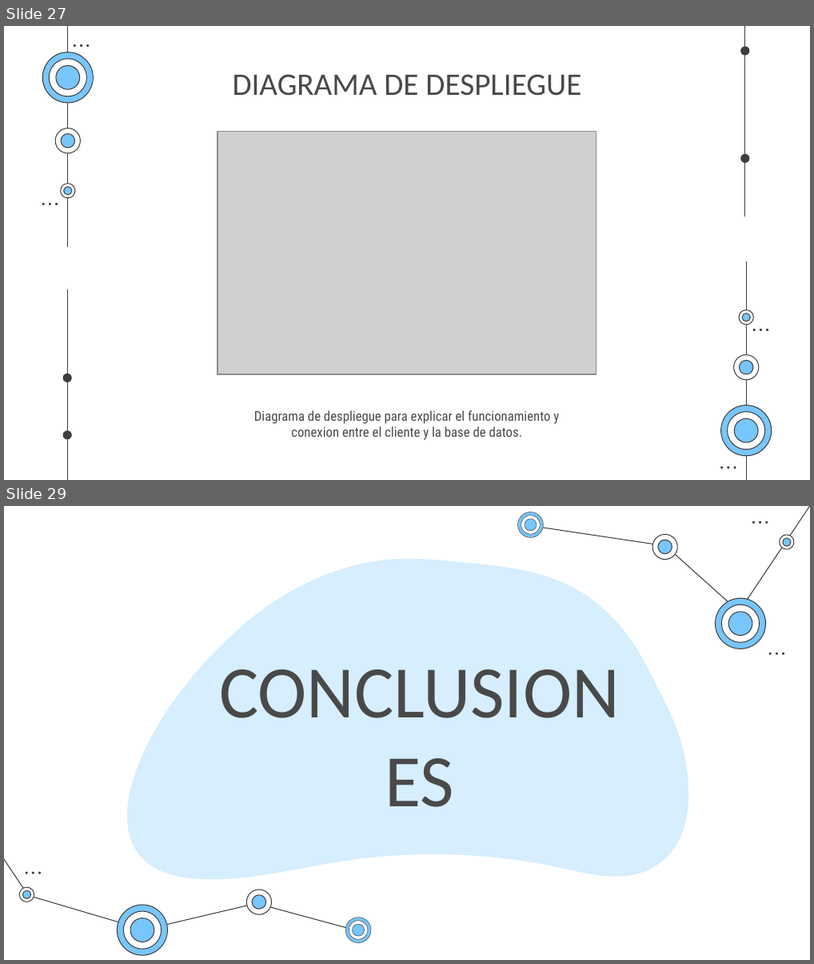
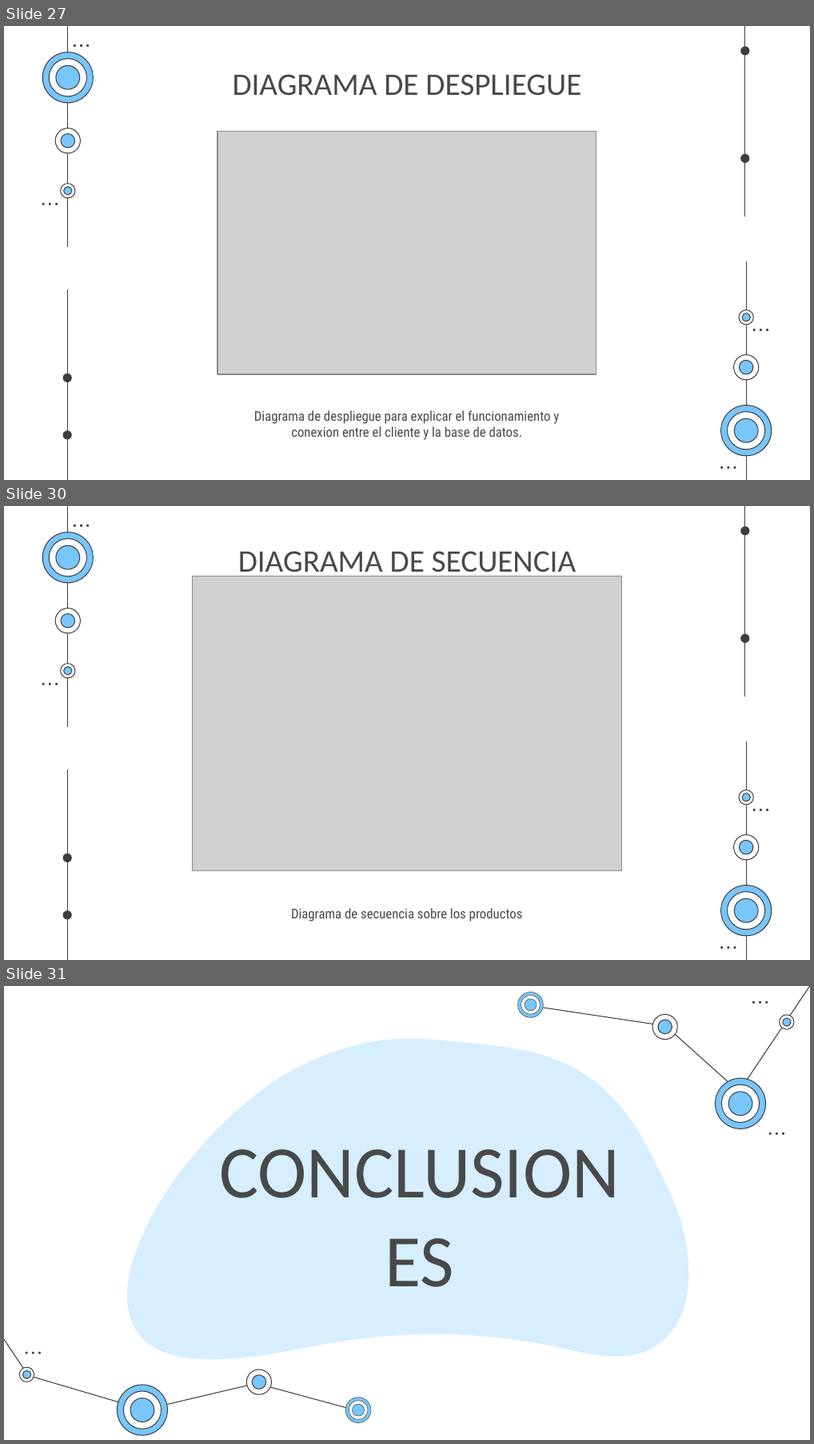
Before and after one commit to EgCooper/Mxt-Technology, a slide deck: Documentacion/Mxt-Technology Presentacion.pptx. Shown one above the other, each under a label of ours: slides 27 and 29 before the commit, slides 27, 30 and 31 after it; the slides between them are not shown. The pictures are 814x964 and 814x1444 pixels, drawn with LibreOffice and Linux fonts; fonts in the diff are those of the drawing; grey boxes stand for pictures. Boxes give left, top, right and bottom in pixels: in the first picture for what was removed or moved away, otherwise in the second. Text is boxed around its words. In the diff, an @@ line names an element or a change of style, - is before the commit and + after.

```diff
--- a/Documentacion/Mxt-Technology Presentacion.pptx
+++ b/Documentacion/Mxt-Technology Presentacion.pptx
@@ slide 30 added at <box>4,506,810,960</box>, background #FFFFFF; not listed: 48 template elements that a slide beside it also shows @@
@@ title added at <box>238,551,576,580</box>, 28 pt, text #494949 @@
+DIAGRAMA DE SECUENCIA
@@ picture added at <box>193,576,622,871</box> @@
@@ text added at <box>291,908,523,921</box>, 12 pt, text #494949 @@
+Diagrama de secuencia sobre los productos
@@ what was slide 29 is now slide 31 @@
```
Also in this commit, not shown: 2 slides changed, 1 other slide added, 1 other file.
